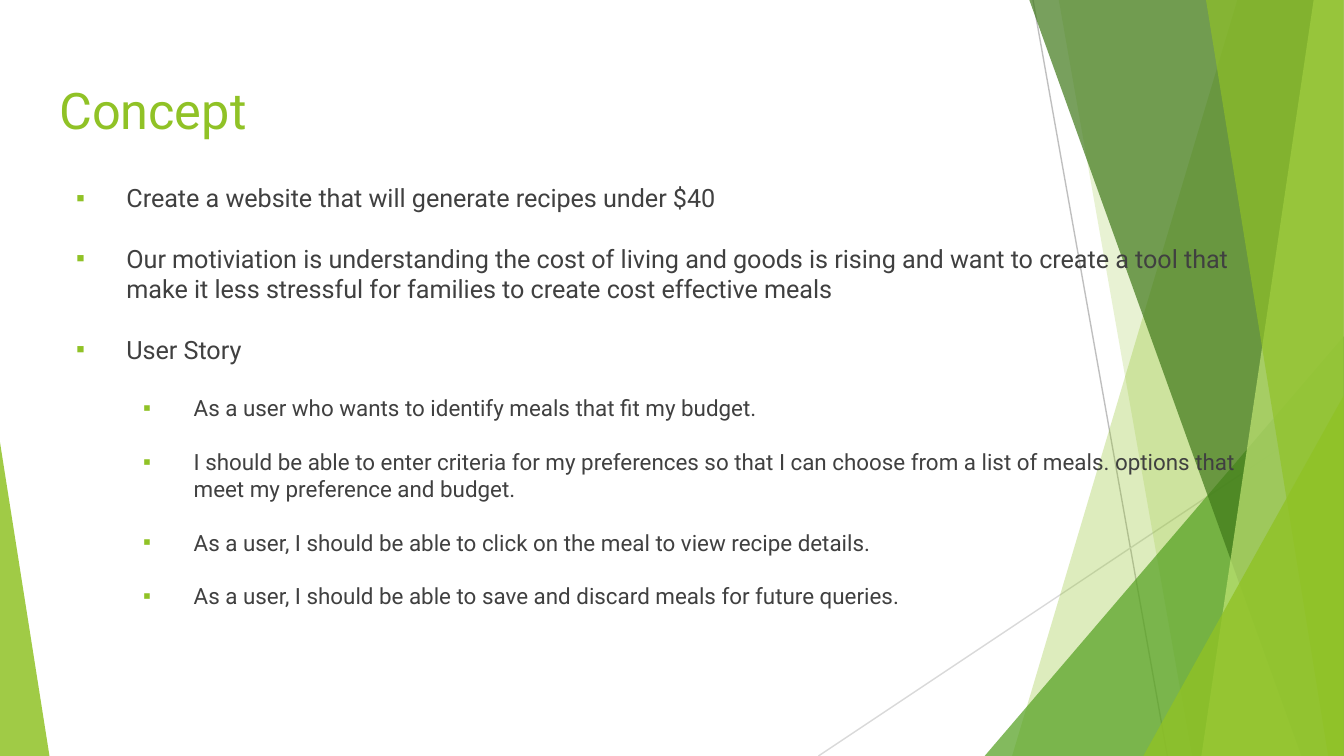
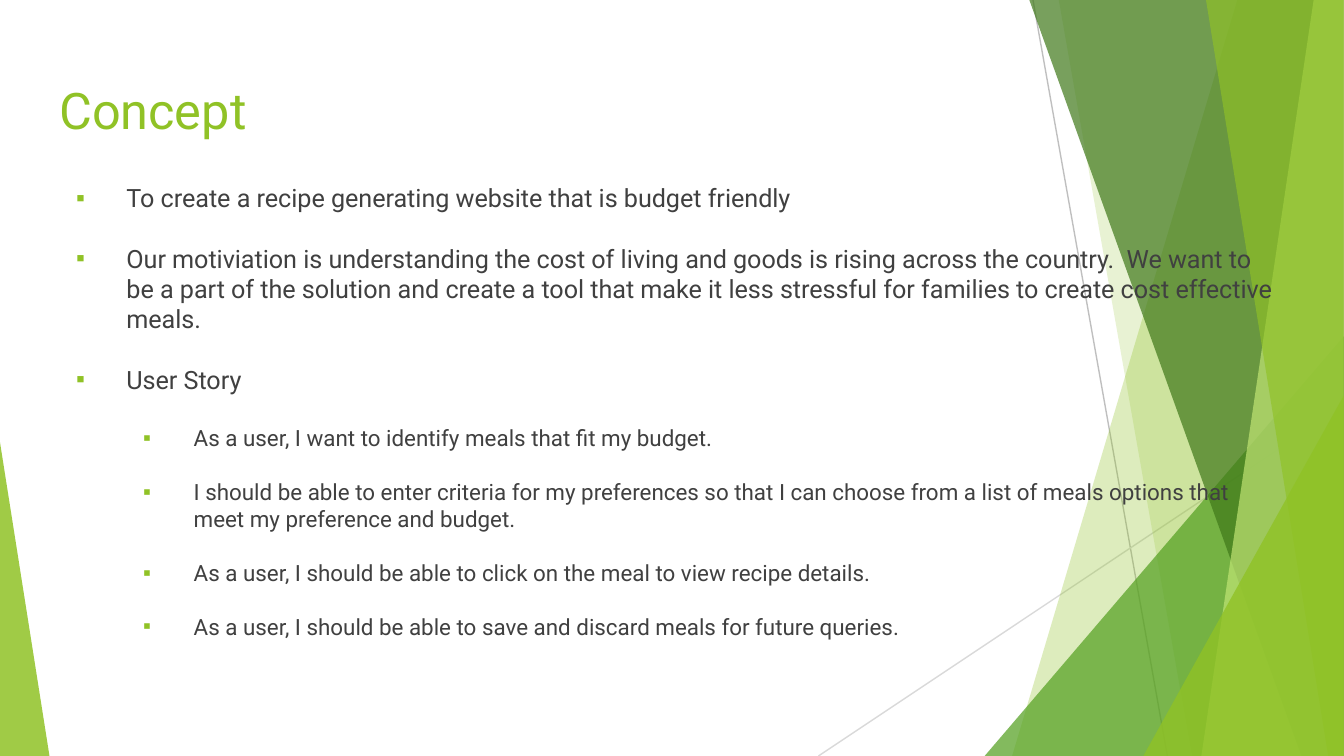
Before and after one commit to NydiaGal/Frugal-Dish-Wizard, a slide deck: slide 3 of Presentation.pptx. Drawn at 1344x756 pixels with LibreOffice and Linux fonts; fonts in the diff are those of the drawing. Boxes give left, top, right and bottom in pixels: in the first picture for what was removed or moved away, otherwise in the second. Text is boxed around its words. In the diff, an @@ line names an element or a change of style, - is before the commit and + after.

Commit message:
Add files via upload
Updated powerpoint

```diff
--- a/Presentation.pptx
+++ b/Presentation.pptx
@@ text at (126,188,1272,329): text changed @@
-▪ Create a website that will generate recipes under $40
-▪ Our motiviation is understanding the cost of living and goods is rising and want to create a tool that make it less stressful for families to create cost effective meals
+▪ To create a recipe generating website that is budget friendly
+▪ Our motiviation is understanding the cost of living and goods is rising across the country. We want to be a part of the solution and create a tool that make it less stressful for families to create cost effective meals.
@@ text at (194,429,1228,532): text changed @@
-  ▪ As a user who wants to identify meals that fit my budget.
-  ▪ I should be able to enter criteria for my preferences so that I can choose from a list of meals. options that meet my preference and budget.
+  ▪ As a user, I want to identify meals that fit my budget.
+  ▪ I should be able to enter criteria for my preferences so that I can choose from a list of meals options that meet my preference and budget.
```
Also in this commit, not shown: 3 other slides changed.
